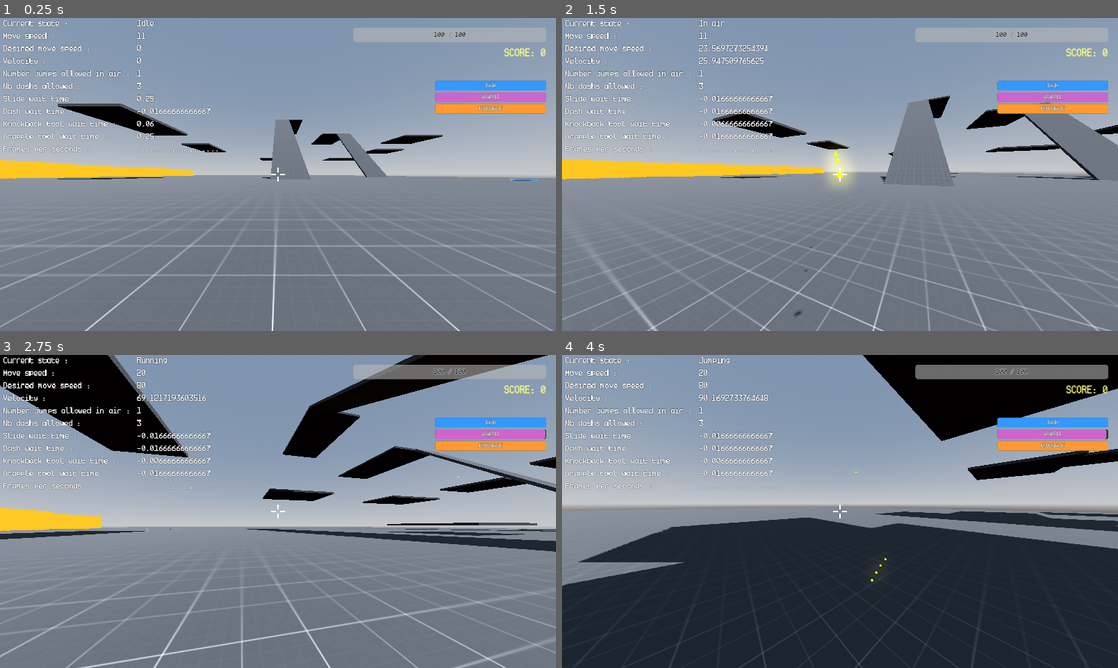
Above: before the commit, frames 1-4 (two rows, left to right).
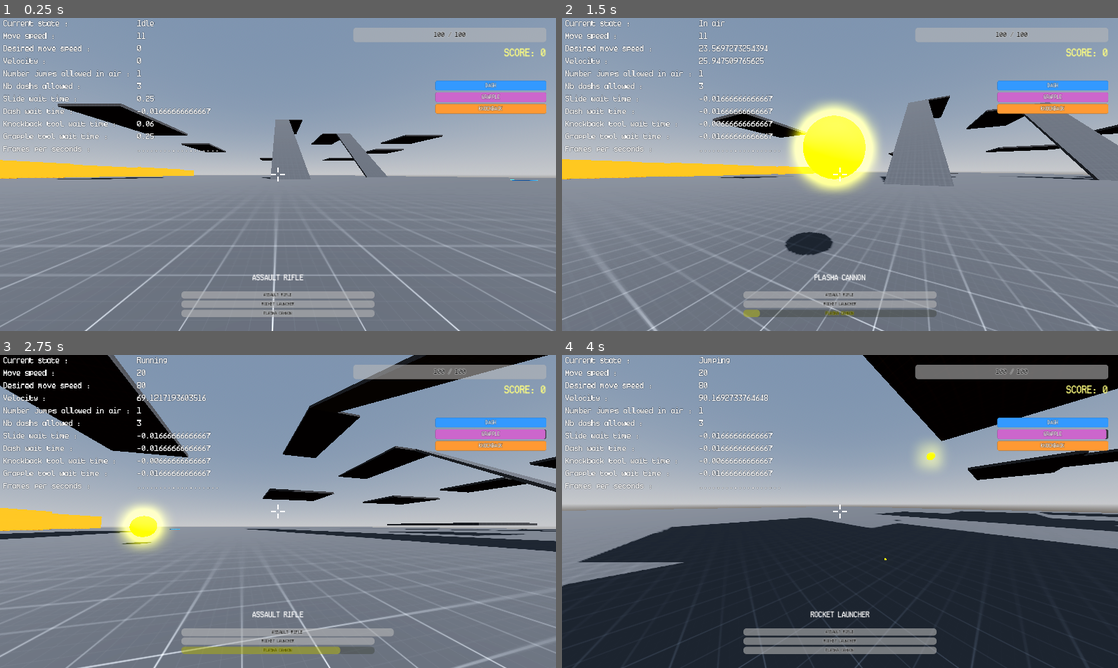
Above: after the commit, the same moments.

Repository: ayoubachak/sticky-man
Game: Godot game, scene res://Scenes/TemplateMapScene.tscn
Two runs of this game, one before a commit and one after it. Both use one fixed random seed, a clock stepped at 60 frames per second and the inputs below. The engine's default icon, where the game draws it, is replaced by a stand-in: a white triangle on a blue panel in a dark square.
Inputs (mouse positions are in pixels of both pictures, inside the frame that each line leads up to):
- Up to frame 1 (0.25 s): no input
- Up to frame 2 (1.5 s): tap Enter at 0.5 s; move the mouse to (867, 174) at 0.52 s; hold W (moveForward) from 0.53 s (still down); right-click (867, 174) at 0.6 s; click (867, 174) at 0.67 s; tap Space (jump) at 0.77 s; tap E (switchWeapon, bound only after the commit) at 0.8, 1.35 s; move the mouse to (812, 174) at 1.27 s; click (812, 174) at 1.42 s
- Up to frame 3 (2.75 s): keep holding W (moveForward); tap Space (jump) at 1.52 s; right-click (250, 511) at 1.55 s; move the mouse to (289, 505) at 2.02 s; tap Ctrl (dash) at 2.1 s; click (289, 505) at 2.17 s; tap E (switchWeapon, bound only after the commit) at 2.3 s
- Up to frame 4 (4 s): keep holding W (moveForward); move the mouse to (834, 517) at 2.77 s; right-click (834, 517) at 2.85 s; click (834, 517) at 2.92 s; tap Space (jump) at 3.02, 3.77 s; move the mouse to (878, 514) at 3.52 s; tap Shift (run) at 3.6 s; click (878, 514) at 3.67 s; tap E (switchWeapon, bound only after the commit) at 3.8 s

The runs differ from the first frame. In frame 1, 2.4% of the frame differs, in the area x 32-68%, y 81-96%; in frame 2, 6.6%, in the area x 32-94%, y 26-96%; in frame 3, 3.7%; in frame 4, 3.0%.

Commit message:
Add weapon system to PlayerCharacter; implement weapon switching, shooting mechanics, and HUD updates for weapon cooldowns and displays. Introduce new weapon types and enhance bullet properties for improved gameplay dynamics.

Diff:
--- a/Scenes/PlayerCharacterScene.tscn
+++ b/Scenes/PlayerCharacterScene.tscn
@@ -225,6 +225,7 @@
 timeBeforeCanSlideAgain = 0.5
 maxSlopeAngle = 10.0
 wallJumpVelocity = 3.0
+bullet_scene = ExtResource("2_08t7f")
 dashTime = 0.11
 nbDashAllowed = 3
 timeBefReloadDash = 0.6
@@ -238,7 +239,6 @@
 downDirJump = true
 onFloorKnockbackDivider = 3.5
 wallGravityMultiplier = 0.7
-bullet_scene = ExtResource("2_08t7f")
 
 [node name="CameraHolder" type="Node3D" parent="."]
 transform = Transform3D(-4.37114e-08, 0, 1, 0, 1, 0, -1, 0, -4.37114e-08, 0, 0.540581, 0)
@@ -742,6 +742,115 @@
 horizontal_alignment = 1
 vertical_alignment = 1
 
+[node name="WeaponsContainer" type="VBoxContainer" parent="HUD"]
+layout_mode = 1
+anchors_preset = 7
+anchor_left = 0.5
+anchor_top = 1.0
+anchor_right = 0.5
+anchor_bottom = 1.0
+offset_left = -200.0
+offset_top = -120.0
+offset_right = 200.0
+offset_bottom = -20.0
+grow_horizontal = 2
+grow_vertical = 0
+
+[node name="CurrentWeaponLabel" type="Label" parent="HUD/WeaponsContainer"]
+layout_mode = 2
+theme_override_fonts/font = ExtResource("5_kleop")
+theme_override_font_sizes/font_size = 18
+text = "ASSAULT RIFLE"
+horizontal_alignment = 1
+
+[node name="HSeparator" type="HSeparator" parent="HUD/WeaponsContainer"]
+layout_mode = 2
+theme_override_constants/separation = 10
+
+[node name="Weapon1Bar" type="ProgressBar" parent="HUD/WeaponsContainer"]
+custom_minimum_size = Vector2(380, 15)
+layout_mode = 2
+value = 100.0
+show_percentage = false
+
+[node name="Label" type="Label" parent="HUD/WeaponsContainer/Weapon1Bar"]
+layout_mode = 1
+anchors_preset = 8
+anchor_left = 0.5
+anchor_top = 0.5
+anchor_right = 0.5
+anchor_bottom = 0.5
+offset_left = -40.0
+offset_top = -6.0
+offset_right = 40.0
+offset_bottom = 6.0
+grow_horizontal = 2
+grow_vertical = 2
+theme_override_colors/font_color = Color(0, 0, 0, 1)
+theme_override_colors/font_outline_color = Color(1, 1, 1, 1)
+theme_override_constants/outline_size = 1
+theme_override_fonts/font = ExtResource("5_kleop")
+theme_override_font_sizes/font_size = 10
+text = "ASSAULT RIFLE"
+horizontal_alignment = 1
+vertical_alignment = 1
+
+[node name="Weapon2Bar" type="ProgressBar" parent="HUD/WeaponsContainer"]
+custom_minimum_size = Vector2(380, 15)
+layout_mode = 2
+value = 100.0
+show_percentage = false
+
+[node name="Label" type="Label" parent="HUD/WeaponsContainer/Weapon2Bar"]
+layout_mode = 1
+anchors_preset = 8
+anchor_left = 0.5
+anchor_top = 0.5
+anchor_right = 0.5
+anchor_bottom = 0.5
+offset_left = -50.0
+offset_top = -6.0
+offset_right = 50.0
+offset_bottom = 6.0
+grow_horizontal = 2
+grow_vertical = 2
+theme_override_colors/font_color = Color(0, 0, 0, 1)
+theme_override_colors/font_outline_color = Color(1, 1, 1, 1)
+theme_override_constants/outline_size = 1
+theme_override_fonts/font = ExtResource("5_kleop")
+theme_override_font_sizes/font_size = 10
+text = "ROCKET LAUNCHER"
+horizontal_alignment = 1
+vertical_alignment = 1
+
+[node name="Weapon3Bar" type="ProgressBar" parent="HUD/WeaponsContainer"]
+custom_minimum_size = Vector2(380, 15)
+layout_mode = 2
+value = 100.0
+show_percentage = false
+
+[node name="Label" type="Label" parent="HUD/WeaponsContainer/Weapon3Bar"]
+layout_mode = 1
+anchors_preset = 8
+anchor_left = 0.5
+anchor_top = 0.5
+anchor_right = 0.5
+anchor_bottom = 0.5
+offset_left = -45.0
+offset_top = -6.0
+offset_right = 45.0
+offset_bottom = 6.0
+grow_horizontal = 2
+grow_vertical = 2
+theme_override_colors/font_color = Color(0, 0, 0, 1)
+theme_override_colors/font_outline_color = Color(1, 1, 1, 1)
+theme_override_constants/outline_size = 1
+theme_override_fonts/font = ExtResource("5_kleop")
+theme_override_font_sizes/font_size = 10
+text = "PLASMA CANNON"
+horizontal_alignment = 1
+vertical_alignment = 1
+
 [node name="GameOverScreen" type="Control" parent="HUD"]
 process_mode = 3
 visible = false
--- a/Scripts/PlayerCharacter/PlayerCharacterScript.gd
+++ b/Scripts/PlayerCharacter/PlayerCharacterScript.gd
@@ -95,6 +95,13 @@
 @export var elite_zombie_threshold: int = 100 # Points needed before elite zombies spawn
 @export var spawn_rate_increase_threshold: int = 200 # Points needed before spawn rate increases
 
+# Weapon System
+@export_group("weapon system")
+var weapons: Array[BaseWeapon] = []
+var current_weapon_index: int = 0
+var current_weapon: BaseWeapon
+@export var bullet_scene: PackedScene
+
 # Ability Energy System
 @export_group("ability energy system")
 @export var dash_max_energy: float = 1.0
@@ -154,7 +161,6 @@
 @onready var mesh = $MeshInstance3D
 @onready var hud = $HUD
 @onready var pauseMenu = $PauseMenu
-@export var bullet_scene: PackedScene
 
 func _ready():
 	# Add player to group for reference by bullets
@@ -168,6 +174,9 @@
 	score = 0
 	if hud:
 		hud.update_score_display(score)
+
+	# Initialize weapon system
+	initialize_weapons()
 
 	#set the start move speed
 	moveSpeed = walkSpeed
@@ -219,6 +228,9 @@
 	# Regenerate ability energy over time
 	regenerate_ability_energy(delta)
 
+	# Update weapon cooldowns
+	update_weapon_cooldowns(delta)
+
 	applies(delta)
 
 	move(delta)
@@ -345,10 +357,14 @@
 					grappleStateChanges()
 
 	if Input.is_mouse_button_pressed(MOUSE_BUTTON_LEFT):
-		shoot()
+		shoot_weapon()
 
 	if Input.is_action_just_pressed("useKnockbackTool") and Input.is_mouse_button_pressed(MOUSE_BUTTON_RIGHT):
 		pass # Prevent both grappling hook and knockback tool from activating simultaneously
+
+	# Weapon switching with E key
+	if Input.is_action_just_pressed("switchWeapon"):  # E key
+		switch_weapon()
 
 func displayStats():
 	#call the functions in charge of displaying the controller properties
@@ -825,20 +841,21 @@
 	velocity += knockbackForce if !is_on_floor() else knockbackForce/onFloorKnockbackDivider
 
 
-func shoot():
-	var b = bullet_scene.instantiate()
-	print("Creating bullet from: ", bullet_scene.resource_path)
-
-	# Calculate bullet transform based on camera
-	var bullet_transform = camera3d.global_transform
-	# Offset spawn point a bit forward
-	bullet_transform.origin += -bullet_transform.basis.z.normalized() * 2.0
-
-	# Apply full transform to the bullet
-	b.global_transform = bullet_transform
-
-	# Add bullet to the game
-	get_tree().get_root().add_child(b)
+func shoot_weapon():
+	if not current_weapon or not current_weapon.can_shoot():
+		return false
+
+	# Calculate spawn position and rotation
+	var spawn_position = camera3d.global_transform.origin + (-camera3d.global_transform.basis.z.normalized() * 2.0)
+	var spawn_rotation = camera3d.global_transform
+
+	# Debug output
+	print("Camera transform: ", camera3d.global_transform)
+	print("Camera forward direction: ", -camera3d.global_transform.basis.z.normalized())
+	print("Spawn position: ", spawn_position)
+
+	# Fire the weapon
+	return current_weapon.shoot(spawn_position, spawn_rotation)
 
 # Handle player damage
 func take_damage(amount: int) -> void:
@@ -952,3 +969,53 @@
 func use_grapple_energy():
 	grapple_current_energy -= grapple_energy_consumption
 	grapple_current_energy = max(grapple_current_energy, 0.0)
+
+# Initialize weapon system
+func initialize_weapons():
+	# Create weapon instances
+	var assault_rifle = AssaultRifle.new()
+	assault_rifle.projectile_scene = bullet_scene
+
+	var rocket_launcher = RocketLauncher.new()
+	rocket_launcher.projectile_scene = bullet_scene
+
+	var plasma_cannon = PlasmaCannon.new()
+	plasma_cannon.projectile_scene = bullet_scene
+
+	# Add weapons to array
+	weapons = [assault_rifle, rocket_launcher, plasma_cannon]
+	current_weapon_index = 0
+	current_weapon = weapons[current_weapon_index]
+
+	# Update HUD
+	if hud and hud.has_method("update_current_weapon_display"):
+		hud.update_current_weapon_display(current_weapon.weapon_name, current_weapon_index)
+
+	print("Weapon system initialized with ", weapons.size(), " weapons")
+
+# Switch to next weapon
+func switch_weapon():
+	if weapons.size() <= 1:
+		return
+
+	current_weapon_index = (current_weapon_index + 1) % weapons.size()
+	current_weapon = weapons[current_weapon_index]
+
+	# Update HUD
+	if hud and hud.has_method("update_current_weapon_display"):
+		hud.update_current_weapon_display(current_weapon.weapon_name, current_weapon_index)
+
+	print("Switched to weapon: ", current_weapon.weapon_name)
+
+# Update weapon cooldowns
+func update_weapon_cooldowns(delta: float):
+	for weapon in weapons:
+		if weapon:
+			weapon.update_cooldown(delta)
+
+	# Update HUD weapon cooldown bars
+	if hud and hud.has_method("update_weapon_cooldowns") and weapons.size() >= 3:
+		var cooldown1 = weapons[0].get_cooldown_percentage()
+		var cooldown2 = weapons[1].get_cooldown_percentage()
+		var cooldown3 = weapons[2].get_cooldown_percentage()
+		hud.update_weapon_cooldowns(cooldown1, cooldown2, cooldown3)
--- a/Scripts/PlayerCharacter/UI/HUDScript.gd
+++ b/Scripts/PlayerCharacter/UI/HUDScript.gd
@@ -28,6 +28,12 @@
 @onready var grapple_bar = $AbilitiesContainer/GrappleBar
 @onready var knockback_bar = $AbilitiesContainer/KnockbackBar
 
+# Weapon cooldown bars references
+@onready var current_weapon_label = $WeaponsContainer/CurrentWeaponLabel
+@onready var weapon1_bar = $WeaponsContainer/Weapon1Bar
+@onready var weapon2_bar = $WeaponsContainer/Weapon2Bar
+@onready var weapon3_bar = $WeaponsContainer/Weapon3Bar
+
 func _ready():
 	# Set process mode to allow UI interaction when the game is paused
 	process_mode = Node.PROCESS_MODE_WHEN_PAUSED
@@ -67,6 +73,35 @@
 		print("Knockback bar initialized")
 	else:
 		print("WARNING: Knockback bar not found in HUD")
+
+	# Initialize weapon cooldown bars
+	if has_node("WeaponsContainer/CurrentWeaponLabel"):
+		current_weapon_label = $WeaponsContainer/CurrentWeaponLabel
+		current_weapon_label.text = "ASSAULT RIFLE"
+		print("Current weapon label initialized")
+	else:
+		print("WARNING: Current weapon label not found in HUD")
+
+	if has_node("WeaponsContainer/Weapon1Bar"):
+		weapon1_bar = $WeaponsContainer/Weapon1Bar
+		weapon1_bar.value = 100.0
+		print("Weapon 1 bar initialized")
+	else:
+		print("WARNING: Weapon 1 bar not found in HUD")
+
+	if has_node("WeaponsContainer/Weapon2Bar"):
+		weapon2_bar = $WeaponsContainer/Weapon2Bar
+		weapon2_bar.value = 100.0
+		print("Weapon 2 bar initialized")
+	else:
+		print("WARNING: Weapon 2 bar not found in HUD")
+
+	if has_node("WeaponsContainer/Weapon3Bar"):
+		weapon3_bar = $WeaponsContainer/Weapon3Bar
+		weapon3_bar.value = 100.0
+		print("Weapon 3 bar initialized")
+	else:
+		print("WARNING: Weapon 3 bar not found in HUD")
 
 	# Hide game over screen at start
 	if game_over_screen:
@@ -410,3 +445,57 @@
 				if rect.has_point(event.position):
 					_on_quit_button_pressed()
 					accept_event()
+
+# Update weapon cooldown bars
+func update_weapon_cooldowns(weapon1_cooldown: float, weapon2_cooldown: float, weapon3_cooldown: float):
+	# Update weapon 1 (Assault Rifle)
+	if weapon1_bar and is_instance_valid(weapon1_bar):
+		var percentage1 = (1.0 - weapon1_cooldown) * 100.0
+		weapon1_bar.value = percentage1
+
+		# Yellow color when on cooldown, white when ready
+		if weapon1_cooldown > 0.0:
+			weapon1_bar.modulate = Color(1, 1, 0, 0.8)  # Yellow with transparency
+		else:
+			weapon1_bar.modulate = Color(1, 1, 1, 1)  # White when ready
+
+	# Update weapon 2 (Rocket Launcher)
+	if weapon2_bar and is_instance_valid(weapon2_bar):
+		var percentage2 = (1.0 - weapon2_cooldown) * 100.0
+		weapon2_bar.value = percentage2
+
+		# Yellow color when on cooldown, white when ready
+		if weapon2_cooldown > 0.0:
+			weapon2_bar.modulate = Color(1, 1, 0, 0.8)  # Yellow with transparency
+		else:
+			weapon2_bar.modulate = Color(1, 1, 1, 1)  # White when ready
+
+	# Update weapon 3 (Plasma Cannon)
+	if weapon3_bar and is_instance_valid(weapon3_bar):
+		var percentage3 = (1.0 - weapon3_cooldown) * 100.0
+		weapon3_bar.value = percentage3
+
+		# Yellow color when on cooldown, white when ready
+		if weapon3_cooldown > 0.0:
+			weapon3_bar.modulate = Color(1, 1, 0, 0.8)  # Yellow with transparency
+		else:
+			weapon3_bar.modulate = Color(1, 1, 1, 1)  # White when ready
+
+# Update current weapon display
+func update_current_weapon_display(weapon_name: String, current_weapon_index: int):
+	if current_weapon_label and is_instance_valid(current_weapon_label):
+		current_weapon_label.text = weapon_name.to_upper()
+
+		# Highlight the current weapon bar
+		var weapon_bars = [weapon1_bar, weapon2_bar, weapon3_bar]
+		for i in range(weapon_bars.size()):
+			if weapon_bars[i] and is_instance_valid(weapon_bars[i]):
+				if i == current_weapon_index:
+					# Current weapon - add bright border or highlight
+					weapon_bars[i].modulate.a = 1.0
+					# Scale slightly larger to show it's selected
+					weapon_bars[i].scale = Vector2(1.1, 1.1)
+				else:
+					# Other weapons - dimmed
+					weapon_bars[i].modulate.a = 0.7
+					weapon_bars[i].scale = Vector2(1.0, 1.0)
--- a/Scripts/PlayerCharacter/UI/OptionsMenuScript.gd
+++ b/Scripts/PlayerCharacter/UI/OptionsMenuScript.gd
@@ -24,6 +24,7 @@
 	"dash" : "Dash",
 	"grappleHook" : "Grapple hook",
 	"useKnockbackTool" : "Knockack tool",
+	"switchWeapon" : "Switch weapon",
 	"pauseMenu" : "Pause menu"
 }
 
--- /dev/null
+++ b/Scripts/Weapons/AssaultRifle.gd
@@ -0,0 +1,26 @@
+extends BaseWeapon
+class_name AssaultRifle
+
+func _init():
+	weapon_name = "Assault Rifle"
+	damage = 25
+	fire_rate = 5.0  # 5 shots per second
+	cooldown_time = 0.2  # 200ms between shots
+	muzzle_flash_duration = 0.05
+
+func configure_projectile(projectile: Node):
+	super.configure_projectile(projectile)
+
+	# Assault rifle specific configuration
+	if projectile.has_method("set_speed"):
+		projectile.set_speed(100.0)  # Fast bullets
+
+	# Set bullet color to default (orange)
+	if projectile.has_node("MeshInstance3D"):
+		var mesh_instance = projectile.get_node("MeshInstance3D")
+		var material = StandardMaterial3D.new()
+		material.albedo_color = Color(1.0, 0.5, 0.0, 1.0)  # Orange
+		material.emission_enabled = true
+		material.emission = Color(1.0, 0.5, 0.0, 1.0)
+		material.emission_energy_multiplier = 8.0
+		mesh_instance.material_override = material
--- /dev/null
+++ b/Scripts/Weapons/BaseWeapon.gd
@@ -0,0 +1,62 @@
+extends Node
+class_name BaseWeapon
+
+# Base weapon properties that all weapons share
+@export var weapon_name: String = "Base Weapon"
+@export var damage: int = 25
+@export var fire_rate: float = 1.0  # Shots per second
+@export var cooldown_time: float = 1.0  # Time between shots
+@export var projectile_scene: PackedScene
+@export var muzzle_flash_duration: float = 0.1
+
+var last_shot_time: float = 0.0
+var current_cooldown: float = 0.0
+
+# Virtual method that each weapon must implement
+func can_shoot() -> bool:
+	return current_cooldown <= 0.0
+
+func shoot(spawn_position: Vector3, spawn_rotation: Transform3D) -> bool:
+	if not can_shoot():
+		return false
+
+	# Update cooldown
+	current_cooldown = cooldown_time
+	last_shot_time = Time.get_ticks_msec() / 1000.0
+
+	# Create projectile
+	if projectile_scene:
+		var projectile = projectile_scene.instantiate()
+
+		# Set the complete transform to match camera direction
+		var projectile_transform = spawn_rotation
+		projectile_transform.origin = spawn_position
+		projectile.global_transform = projectile_transform
+
+		# Apply weapon-specific properties to projectile
+		configure_projectile(projectile)
+
+		# Add to scene
+		Engine.get_main_loop().current_scene.add_child(projectile)
+
+		print(weapon_name + " fired!")
+		return true
+
+	return false
+
+# Virtual method for configuring projectiles (override in derived classes)
+func configure_projectile(projectile: Node):
+	if projectile.has_method("set_damage"):
+		projectile.set_damage(damage)
+
+# Update cooldown
+func update_cooldown(delta: float):
+	if current_cooldown > 0.0:
+		current_cooldown -= delta
+		current_cooldown = max(current_cooldown, 0.0)
+
+# Get cooldown percentage (0.0 = ready, 1.0 = full cooldown)
+func get_cooldown_percentage() -> float:
+	if cooldown_time <= 0.0:
+		return 0.0
+	return current_cooldown / cooldown_time
--- a/Scripts/Weapons/Bullet.gd
+++ b/Scripts/Weapons/Bullet.gd
@@ -5,10 +5,33 @@
 @export var lifetime: float = 3.0  # Maximum bullet lifetime in seconds
 @export var hit_effect_duration: float = 0.1  # How long hit effects last
 
+# New weapon system properties
+var piercing: bool = false
+var energy_damage: bool = false
+var explosion_radius: float = 0.0
+var hits_count: int = 0
+var max_piercing_hits: int = 3
+
 var travel_distance: float = 0.0
 var max_distance: float = 1000.0
 var material: StandardMaterial3D
 
+# Weapon system methods
+func set_damage(new_damage: int):
+	damage = new_damage
+
+func set_speed(new_speed: float):
+	speed = new_speed
+
+func set_piercing(is_piercing: bool):
+	piercing = is_piercing
+
+func set_energy_damage(is_energy: bool):
+	energy_damage = is_energy
+
+func set_explosion_radius(radius: float):
+	explosion_radius = radius
+
 # Set a higher default speed for better visibility
 func _init():
 	speed = 100.0  # Double the default speed to make bullets easier to see
@@ -19,6 +42,8 @@
 
 	# Add a debug print to verify bullet creation and position
 	print("Bullet created at position: ", global_position)
+	print("Bullet transform: ", global_transform)
+	print("Bullet forward direction will be: ", -global_transform.basis.z.normalized())
 	print("Bullet visibility: ", visible)
 	print("Bullet mesh visibility: ", $MeshInstance3D.visible)
 
@@ -83,45 +108,101 @@
 		print("Hit player - ignoring collision")
 		return
 
+	var hit_target = false
+
 	# Check if it's a zombie using the group
 	if body.is_in_group("Zombie") and body.has_method("take_damage"):
-		# Alternative method to detect zombies
+		hit_target = true
 		print("Zombie group hit! Applying damage: ", damage)
-		body.take_damage(damage)
-
-		# Create hit effect (small flash)
-		var hit_effect = Sprite3D.new()
-		hit_effect.texture = preload("res://icon.svg") # Using default icon as placeholder
-		hit_effect.scale = Vector3(0.1, 0.1, 0.1)
-		hit_effect.modulate = Color(1, 0.7, 0, 1)
-		hit_effect.global_transform.origin = global_transform.origin
-		get_tree().root.add_child(hit_effect)
-
-		# Remove hit effect after duration
-		get_tree().create_timer(hit_effect_duration).timeout.connect(func(): hit_effect.queue_free())
-
-		# Remove bullet
-		queue_free()
-	# Fallback to check by collision layer and method (since both zombies and player are on layer 2)
+
+		# Apply damage based on damage type
+		if energy_damage:
+			# Energy damage could have special effects
+			body.take_damage(damage)
+		else:
+			body.take_damage(damage)
+
+		# Handle explosion damage
+		if explosion_radius > 0.0:
+			apply_explosion_damage(global_position, explosion_radius, damage / 2)
+
+		hits_count += 1
+
+	# Fallback to check by collision layer and method
 	elif body.collision_layer == 2 and body.has_method("take_damage") and not body.is_in_group("PlayerCharacter"):
-		# Hit a zombie
+		hit_target = true
 		print("Zombie layer hit! Applying damage: ", damage)
 		body.take_damage(damage)
 
-		# Create hit effect (small flash)
-		var hit_effect = Sprite3D.new()
-		hit_effect.texture = preload("res://icon.svg") # Using default icon as placeholder
-		hit_effect.scale = Vector3(0.1, 0.1, 0.1)
-		hit_effect.modulate = Color(1, 0.7, 0, 1)
-		hit_effect.global_transform.origin = global_transform.origin
-		get_tree().root.add_child(hit_effect)
-
-		# Remove hit effect after duration
-		get_tree().create_timer(hit_effect_duration).timeout.connect(func(): hit_effect.queue_free())
-
-		# Remove bullet
-		queue_free()
+		# Handle explosion damage
+		if explosion_radius > 0.0:
+			apply_explosion_damage(global_position, explosion_radius, damage / 2)
+
+		hits_count += 1
+
+	# Create hit effect if we hit something
+	if hit_target:
+		create_hit_effect()
+
+		# Check if we should destroy the projectile
+		if not piercing or hits_count >= max_piercing_hits:
+			queue_free()
 	else:
 		# Non-zombie object, just remove the bullet
 		print("Hit non-zombie object: ", body.name)
 		queue_free()
+
+func apply_explosion_damage(explosion_center: Vector3, radius: float, explosion_damage: int):
+	# Find all zombies in explosion radius
+	var zombies = get_tree().get_nodes_in_group("Zombie")
+
+	for zombie in zombies:
+		if not is_instance_valid(zombie):
+			continue
+
+		var distance = explosion_center.distance_to(zombie.global_position)
+		if distance <= radius:
+			# Calculate damage falloff based on distance
+			var damage_multiplier = 1.0 - (distance / radius)
+			var final_damage = int(explosion_damage * damage_multiplier)
+
+			if final_damage > 0 and zombie.has_method("take_damage"):
+				zombie.take_damage(final_damage)
+				print("Explosion damaged zombie for: ", final_damage)
+
+	# Create explosion visual effect
+	create_explosion_effect(explosion_center, radius)
+
+func create_explosion_effect(position: Vector3, radius: float):
+	# Create a visual explosion effect
+	var explosion_effect = Sprite3D.new()
+	explosion_effect.texture = preload("res://icon.svg") # Using default icon as placeholder
+	explosion_effect.scale = Vector3(radius * 0.5, radius * 0.5, radius * 0.5)
+	explosion_effect.modulate = Color(1, 0.3, 0, 1)  # Orange explosion
+	explosion_effect.global_position = position
+	get_tree().root.add_child(explosion_effect)
+
+	# Remove explosion effect after duration
+	get_tree().create_timer(0.5).timeout.connect(func():
+		if is_instance_valid(explosion_effect):
+			explosion_effect.queue_free())
+
+func create_hit_effect():
+	# Create hit effect (small flash)
+	var hit_effect = Sprite3D.new()
+	hit_effect.texture = preload("res://icon.svg") # Using default icon as placeholder
+	hit_effect.scale = Vector3(0.1, 0.1, 0.1)
+
+	# Different colors for different damage types
+	if energy_damage:
+		hit_effect.modulate = Color(0.2, 0.8, 1, 1)  # Blue for energy
+	else:
+		hit_effect.modulate = Color(1, 0.7, 0, 1)  # Orange for normal
+
+	hit_effect.global_transform.origin = global_transform.origin
+	get_tree().root.add_child(hit_effect)
+
+	# Remove hit effect after duration
+	get_tree().create_timer(hit_effect_duration).timeout.connect(func():
+		if is_instance_valid(hit_effect):
+			hit_effect.queue_free())
--- /dev/null
+++ b/Scripts/Weapons/PlasmaCannon.gd
@@ -0,0 +1,34 @@
+extends BaseWeapon
+class_name PlasmaCannon
+
+func _init():
+	weapon_name = "Plasma Cannon"
+	damage = 60
+	fire_rate = 1.5  # 1.5 shots per second
+	cooldown_time = 0.67  # ~670ms between shots
+	muzzle_flash_duration = 0.15
+
+func configure_projectile(projectile: Node):
+	super.configure_projectile(projectile)
+
+	# Plasma cannon specific configuration
+	if projectile.has_method("set_speed"):
+		projectile.set_speed(80.0)  # Medium speed
+
+	if projectile.has_method("set_piercing"):
+		projectile.set_piercing(true)  # Can pierce through multiple enemies
+
+	if projectile.has_method("set_energy_damage"):
+		projectile.set_energy_damage(true)  # Energy type damage
+
+	# Make plasma shots bigger and blue/purple
+	if projectile.has_node("MeshInstance3D"):
+		var mesh_instance = projectile.get_node("MeshInstance3D")
+		mesh_instance.scale = Vector3(2.0, 2.0, 2.0)  # Bigger than bullets, smaller than rockets
+
+		var material = StandardMaterial3D.new()
+		material.albedo_color = Color(0.2, 0.6, 1.0, 1.0)  # Blue-cyan
+		material.emission_enabled = true
+		material.emission = Color(0.2, 0.6, 1.0, 1.0)
+		material.emission_energy_multiplier = 12.0
+		mesh_instance.material_override = material
--- /dev/null
+++ b/Scripts/Weapons/RocketLauncher.gd
@@ -0,0 +1,31 @@
+extends BaseWeapon
+class_name RocketLauncher
+
+func _init():
+	weapon_name = "Rocket Launcher"
+	damage = 100
+	fire_rate = 0.5  # 0.5 shots per second (one shot every 2 seconds)
+	cooldown_time = 2.0  # 2 seconds between shots
+	muzzle_flash_duration = 0.2
+
+func configure_projectile(projectile: Node):
+	super.configure_projectile(projectile)
+
+	# Rocket launcher specific configuration
+	if projectile.has_method("set_speed"):
+		projectile.set_speed(60.0)  # Slower rockets
+
+	if projectile.has_method("set_explosion_radius"):
+		projectile.set_explosion_radius(8.0)  # Area damage
+
+	# Make rockets bigger and red
+	if projectile.has_node("MeshInstance3D"):
+		var mesh_instance = projectile.get_node("MeshInstance3D")
+		mesh_instance.scale = Vector3(3.0, 3.0, 3.0)  # Bigger projectile
+
+		var material = StandardMaterial3D.new()
+		material.albedo_color = Color(1.0, 0.2, 0.2, 1.0)  # Red
+		material.emission_enabled = true
+		material.emission = Color(1.0, 0.2, 0.2, 1.0)
+		material.emission_energy_multiplier = 10.0
+		mesh_instance.material_override = material
--- a/project.godot
+++ b/project.godot
@@ -84,6 +84,11 @@
 "events": [Object(InputEventMouseButton,"resource_local_to_scene":false,"resource_name":"","device":-1,"window_id":0,"a …(253 unchanged characters)…
 ]
 }
+switchWeapon={
+"deadzone": 0.5,
+"events": [Object(InputEventKey,"resource_local_to_scene":false,"resource_name":"","device":-1,"window_id":0,"alt_pressed":false,"shift_pressed":false,"ctrl_pressed":false,"meta_pressed":false,"pressed":false,"keycode":0,"physical_keycode":69,"key_label":0,"unicode":101,"location":0,"echo":false,"script":null)
+]
+}
 
 [layer_names]
 
